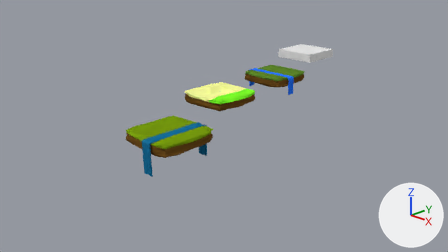
Before and after pictures for a commit that changed the Blender file 03-Scenes/JM-Scene1.blend.
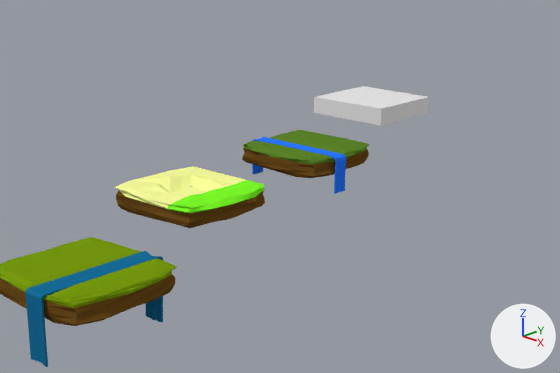
Each version is shown from the file's camera 'Camera', then close up on the part from 29% to 88% of the width and 1% to 71% of the height. The axes (+X, +Y, +Z) are drawn at lower right. The lights are the same throughout.

Names of what the first close-up shows: 'Cube.003', 'FrühlingsinselKomplett', 'HerbstinselKomplett', 'SommerinselKomplett'.
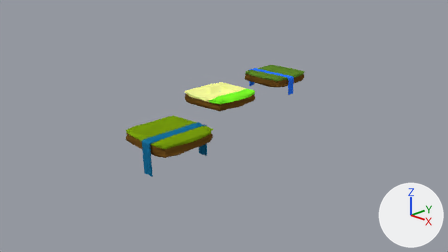
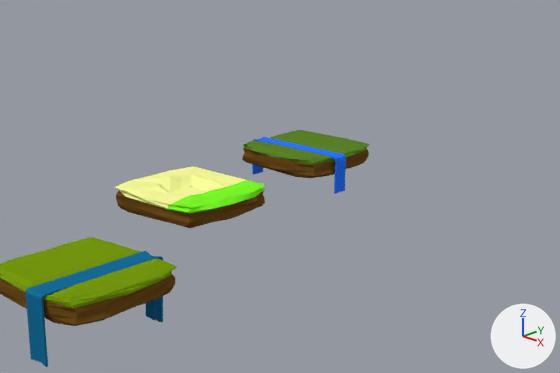
Edits to the bpy script that builds the scene:
```text
Remove ob_cube_003:
    ob_cube_003 = bpy.data.objects.new('Cube.003', me_cube_003)
    ob_cube_003.location = (-10.0, 20.0, 1.0)
    ob_cube_003.scale = (2.5, 2.5, 0.5)
```

Location of each change, [x1, y1, x2, y2] in pixels of the close-ups (560 x 373 px):
'Cube.003', deleted: before [314, 86, 429, 126]
